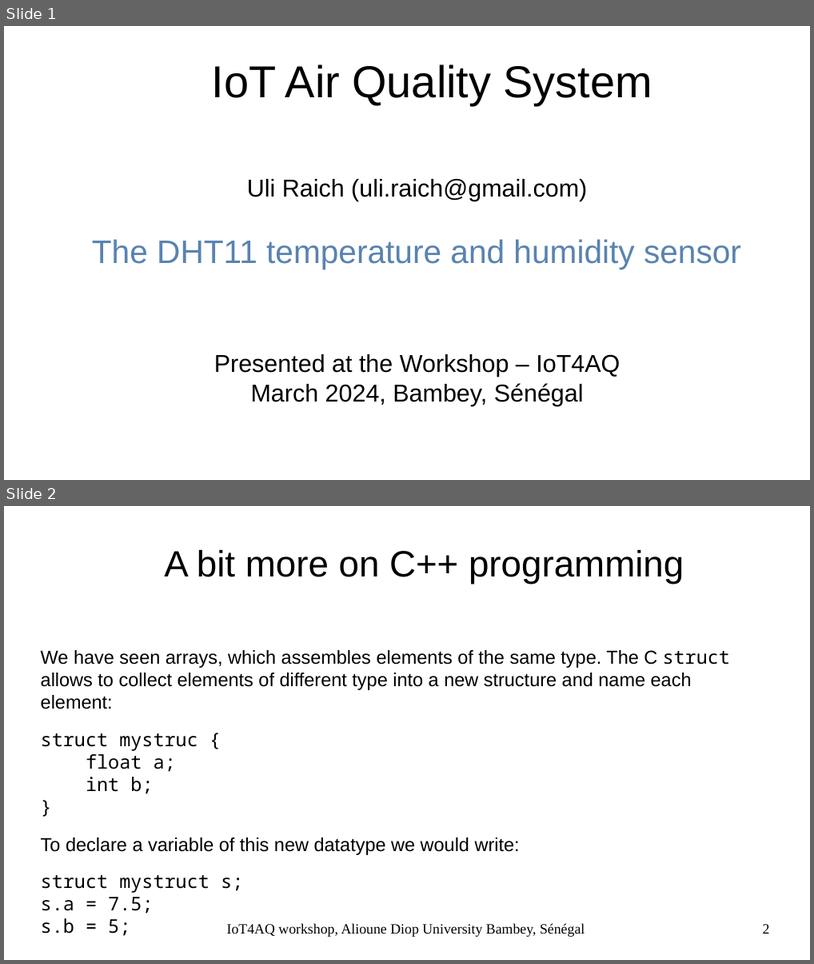
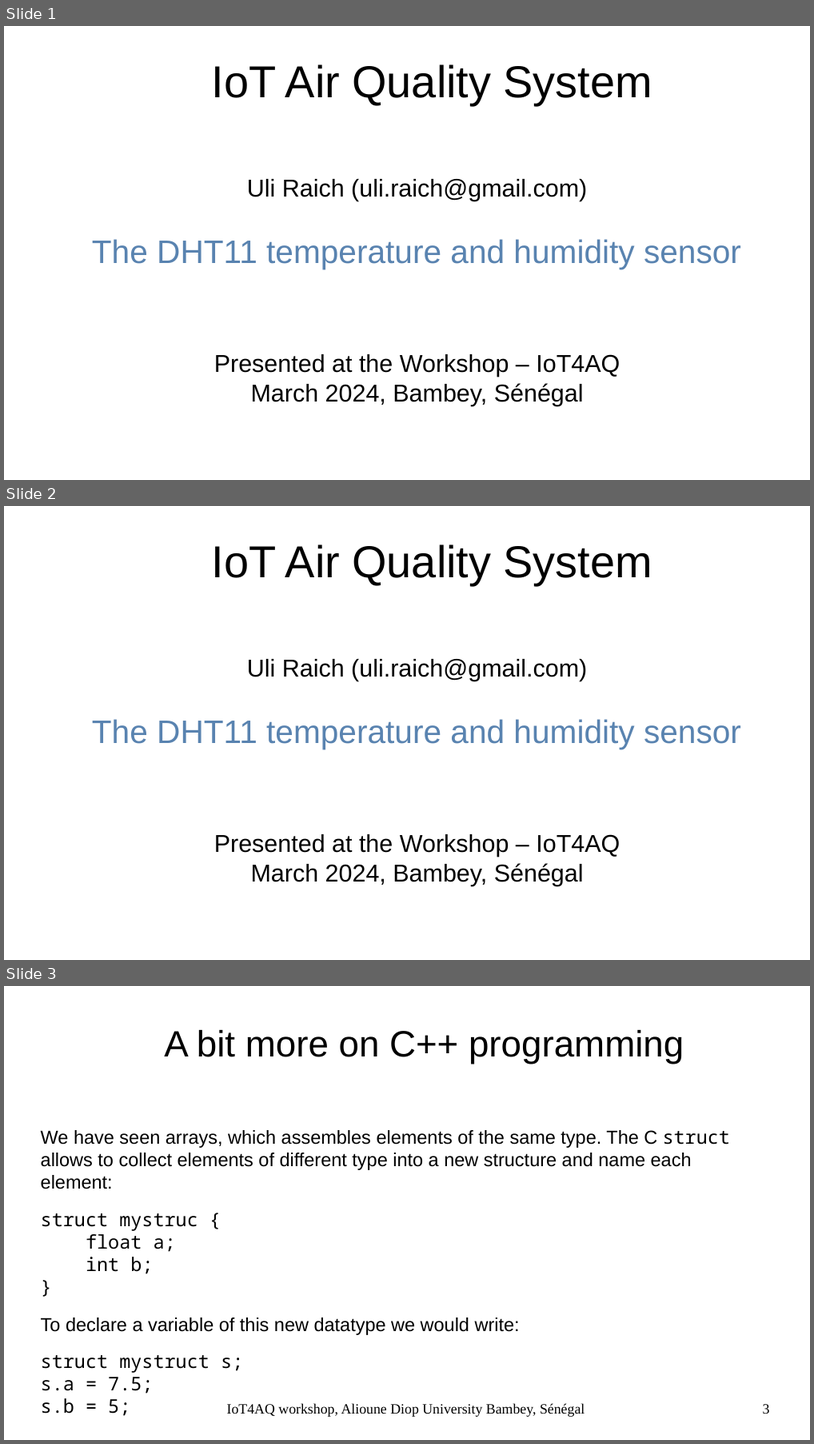
Before and after one commit to uraich/IoT4AQ, a slide deck: workshop/slides/IoT4AQ_dht11.odp. Shown one above the other, each under a label of ours: slides 1 and 2 before the commit, slides 1, 2 and 3 after it. The pictures are 814x964 and 814x1444 pixels, drawn with LibreOffice and Linux fonts; fonts in the diff are those of the drawing; background and template pictures are left out. Boxes give left, top, right and bottom in pixels: in the first picture for what was removed or moved away, otherwise in the second. Text is boxed around its words. In the diff, an @@ line names an element or a change of style, - is before the commit and + after.

```diff
--- a/workshop/slides/IoT4AQ_dht11.odp
+++ b/workshop/slides/IoT4AQ_dht11.odp
@@ slide 2 added at box(4, 506, 810, 960), background #FFFFFF @@
@@ title added at box(212, 544, 653, 585), 44 pt, text #000000 @@
+IoT Air Quality System
@@ subtitle added at box(92, 659, 742, 886), 24 pt, text #000000 @@
+Uli Raich (uli.raich@gmail.com)
+The DHT11 temperature and humidity sensor
+Presented at the Workshop – IoT4AQ
+March 2024, Bambey, Sénégal
@@ what was slide 2 is now slide 3 @@
@@ page number at box(763, 1404, 770, 1413): text changed @@
-2
+3
```
Also in this commit, not shown: 3 other files.
